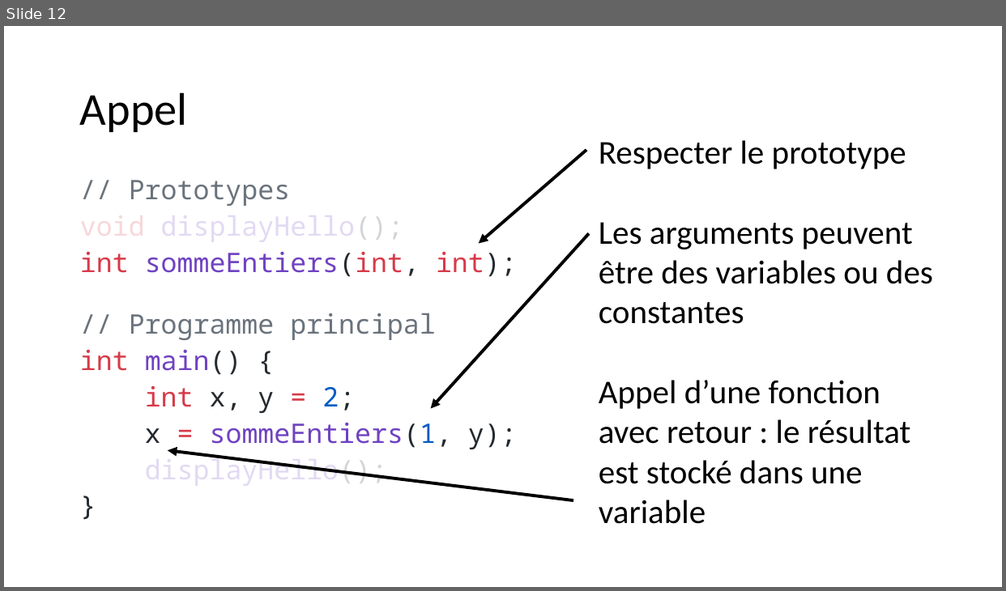
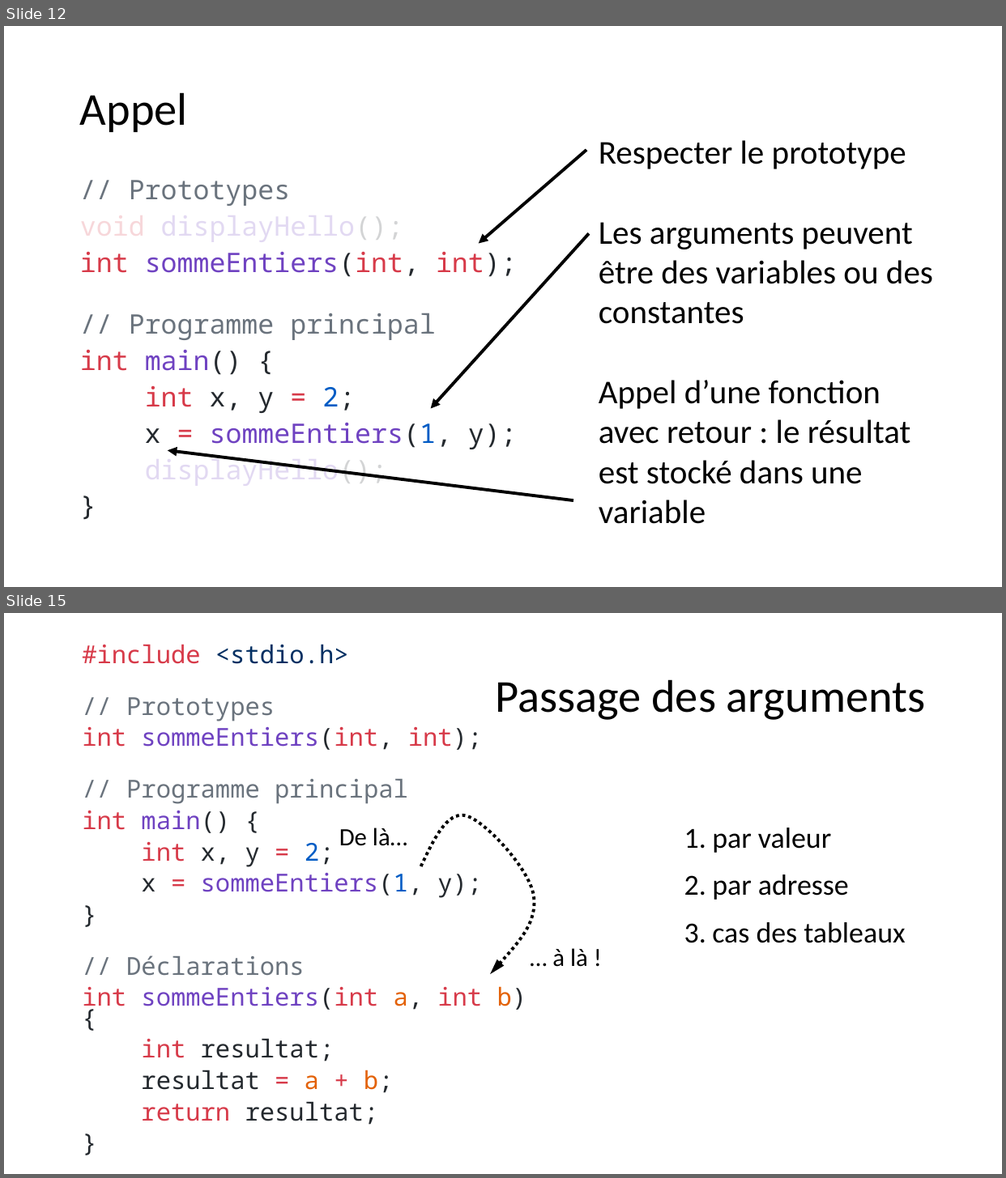
Before and after one commit to standard3/BTS1, a slide deck: 02_C/05_Fonctions/Fonctions.pptx. Shown one above the other, each under a label of ours: slide 12 before the commit, slides 12 and 15 after it; the slides between them are not shown. The pictures are 1006x591 and 1006x1178 pixels, drawn with LibreOffice and Linux fonts; fonts in the diff are those of the drawing. Boxes give left, top, right and bottom in pixels: in the first picture for what was removed or moved away, otherwise in the second. Text is boxed around its words. In the diff, an @@ line names an element or a change of style, - is before the commit and + after.

```diff
--- a/02_C/05_Fonctions/Fonctions.pptx
+++ b/02_C/05_Fonctions/Fonctions.pptx
@@ slide 15 added at (x1=4, y1=613, x2=1002, y2=1174), background #FFFFFF @@
@@ text added at (x1=82, y1=644, x2=527, y2=1125), 23.8 pt, text #24292E @@
+#include <stdio.h>
+// Prototypes
+int sommeEntiers(int, int);
+// Programme principal
+int main() {
+int x, y = 2;
+x = sommeEntiers(1, y);
+}
+// Déclarations
+int sommeEntiers(int a, int b) {
+int resultat;
+resultat = a + b;
+return resultat;
+}
@@ title added at (x1=495, y1=679, x2=925, y2=720), 44 pt, text #000000 @@
+Passage des arguments
@@ text added at (x1=339, y1=828, x2=407, y2=846), 24 pt, text #000000 @@
+De là…
@@ freeform shape added at (x1=421, y1=815, x2=534, y2=974), outline #000000 3 pt dashed @@
@@ text added at (x1=712, y1=828, x2=905, y2=943), 28 pt, text #000000 @@
+1. par valeur
+2. par adresse
+3. cas des tableaux
@@ text added at (x1=552, y1=948, x2=588, y2=967), 24 pt, text #000000 @@
+… à là !
```
Also in this commit, not shown: 1 slide changed, 11 other slides added, 6 other files.
